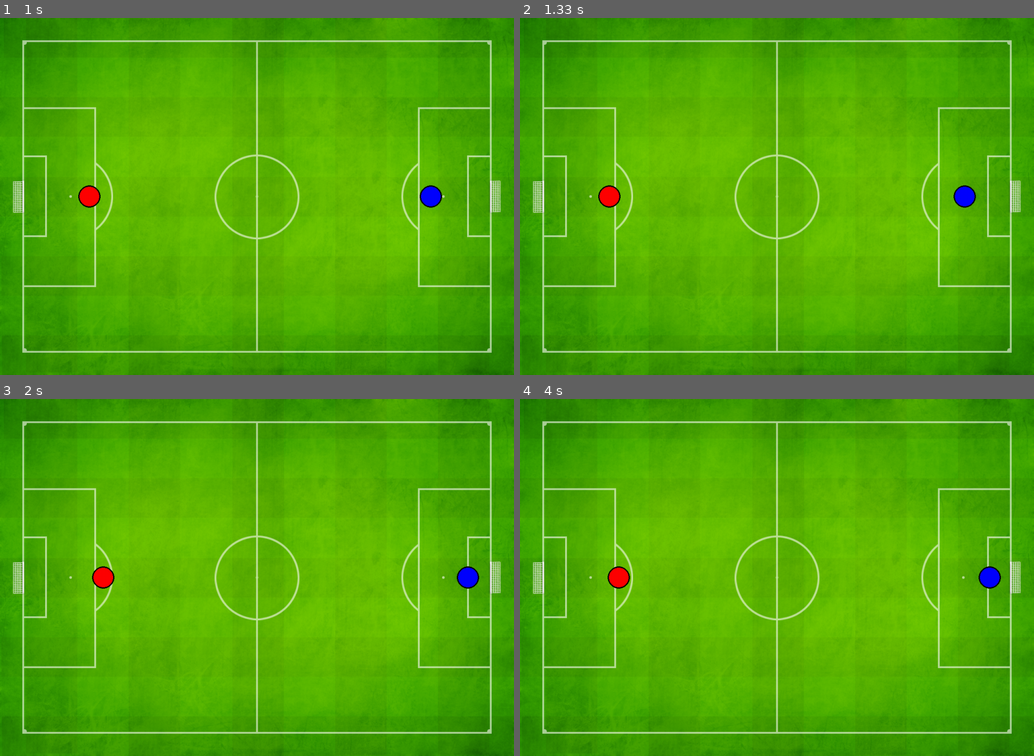
Above: before the commit, frames 1-4 (two rows, left to right).
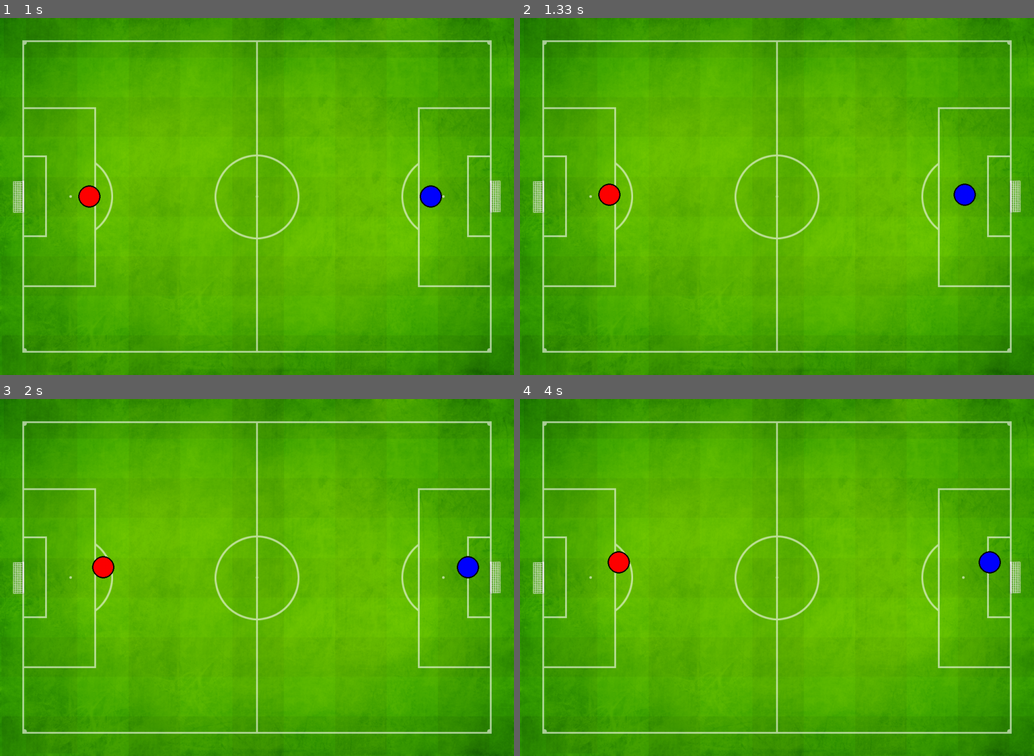
Above: after the commit, the same moments.

Repository: PSEMO/HaxBallClonePygame
Game: pygame game, started from Football.py
The game is run twice, just before and just after one commit, with the same random seed, the same clock (stepped at 60 frames per second) and the same inputs.
Inputs (mouse positions are in pixels of both pictures, inside the frame that each line leads up to):
- Up to frame 1 (1 s): tap Enter at 0.33 s; hold Right from 0.67 s (still down); move the mouse to (421, 185) at 0.7 s
- Up to frame 2 (1.33 s): release Right at 1.13 s; hold Up from 1.17 s (still down); hold W from 1.17 s (still down); move the mouse to (653, 200) at 1.2 s
- Up to frame 3 (2 s): release Up at 1.47 s; release W at 1.47 s; hold Right 1.5-1.97 s; hold D 1.5-1.97 s; move the mouse to (97, 523) at 1.53 s
- Up to frame 4 (4 s): hold Left 2-2.53 s; hold A 2-2.53 s; move the mouse to (854, 452) at 2.03 s; hold Down 2.57-2.87 s; hold S 2.57-2.87 s; move the mouse to (838, 609) at 2.6 s; hold Left 2.9-3.3 s; hold A 2.9-3.3 s; move the mouse to (787, 456) at 2.93 s; hold Up 3.33-3.7 s; hold W 3.33-3.7 s; move the mouse to (591, 566) at 3.37 s; hold Right from 3.73 s (still down); hold D from 3.73 s (still down); move the mouse to (782, 616) at 3.77 s

Frame 1 is identical in both runs. In frame 2, 0.2% of the frame differs, in the area x 15-89%, y 46-54%; in frame 3, 0.6%; in frame 4, 0.7%, in the area x 17-94%, y 42-54%.

Commit message:
borders and border collision

Diff:
--- a/Football.py
+++ b/Football.py
@@ -53,9 +53,10 @@
 def addInRange(val, add, minval, maxval):
     newval = val + add
 
-    if newval < minval: return minval
-    if newval > maxval: return maxval
-    return newval
+    #(new value, was in bounds)
+    if newval < minval: return (minval, False)
+    if newval > maxval: return (maxval, False)
+    return (newval, True)
 #endregion
 #region classes
 class Vector2:
@@ -108,9 +109,12 @@
         self.VelocityUpdate(True, horizontal)
         self.VelocityUpdate(False, vertical)
 
-        self.pos.x = addInRange(self.pos.x,
-                self.vel.x * dt, 50, width - 50)
-        #self.pos.y = addInRange(self.pos.y, self.vel.y * dt, 50, height - 50)
+        _X = addInRange(self.pos.x, self.vel.x * dt, 50, width - 50)
+        if(_X[1] == False): self.vel.x = 0
+        self.pos.x = _X[0]
+        _Y = addInRange(self.pos.y, self.vel.y * dt, 50, width - 50)
+        if(_Y[1] == False): self.vel.y = 0
+        self.pos.y = _Y[0]
 
         pygame.draw.circle(screen, self.color, (self.pos.x, self.pos.y), self.size, 0)
         pygame.draw.circle(screen, (0, 0, 0), (self.pos.x, self.pos.y), self.size, 3)
